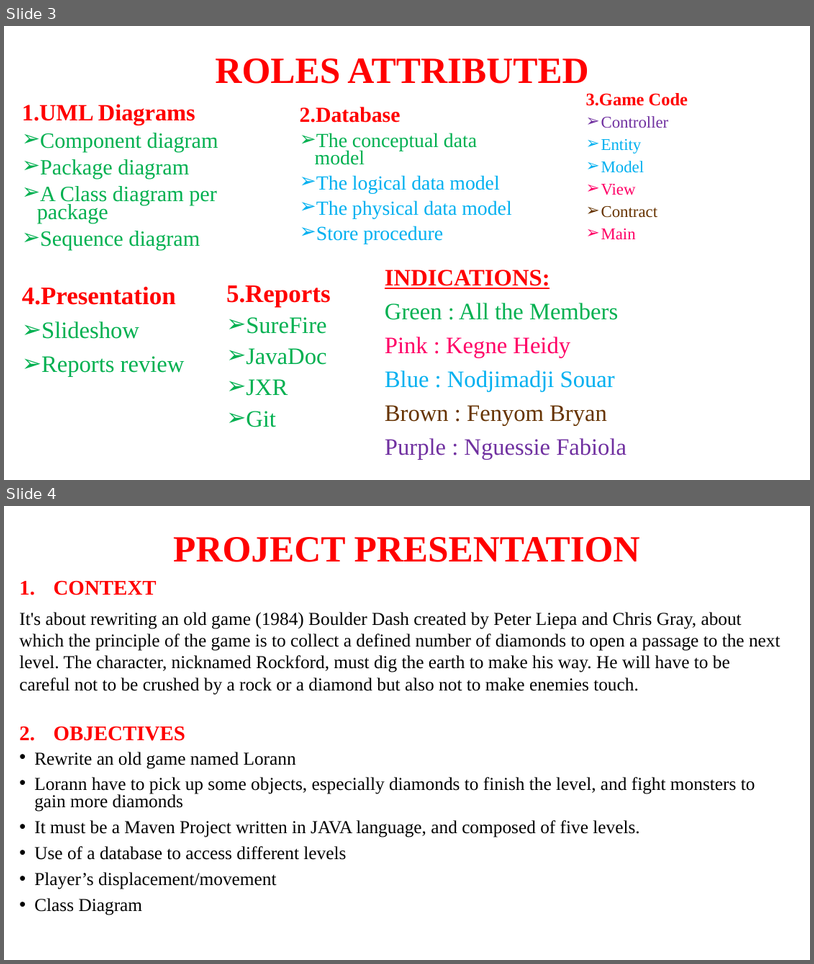
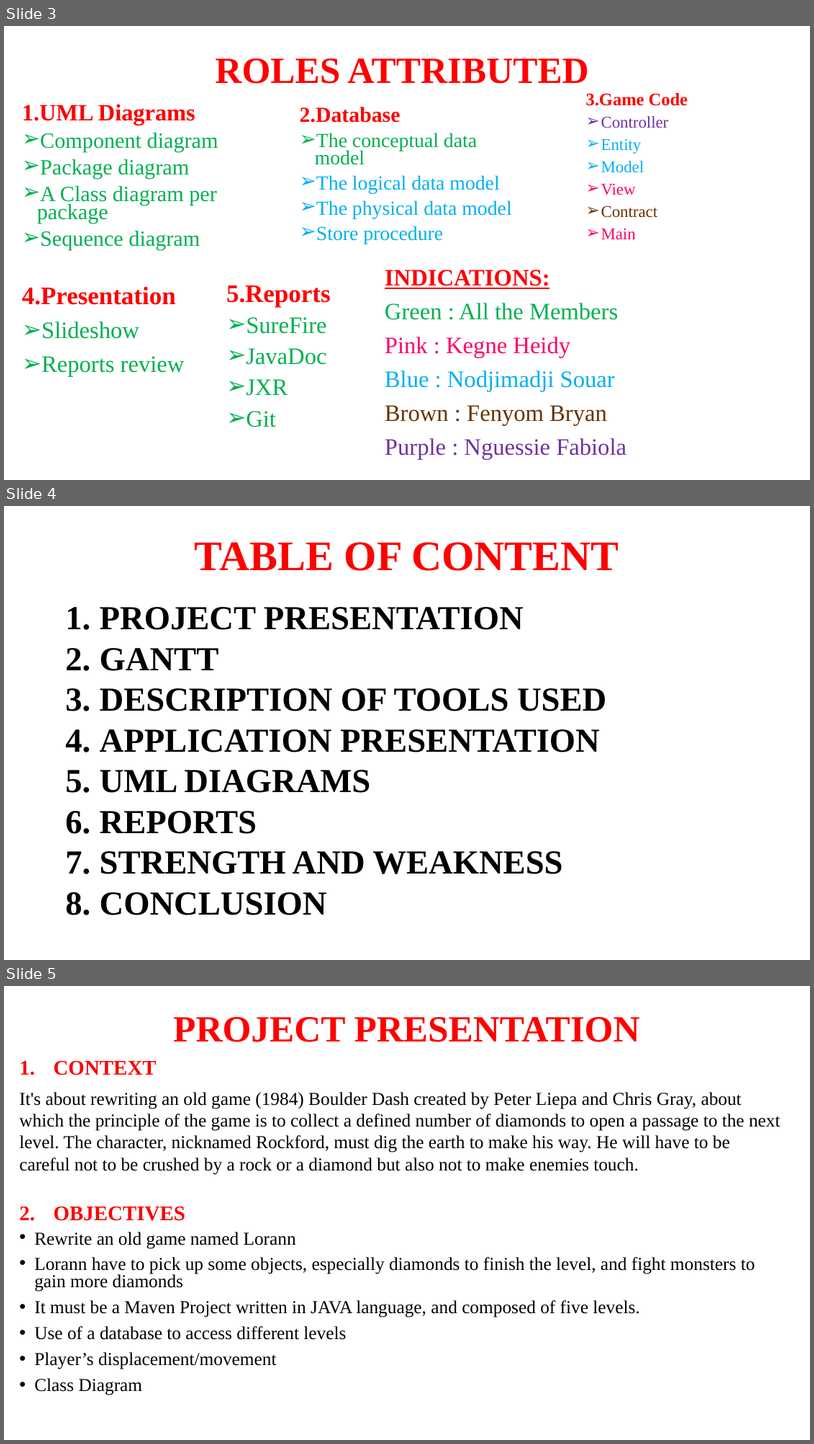
Before and after one commit to NGUESSIE-FABIOLA/BoulderDash, a slide deck: masterpom/PROJET UML.pptx. Shown one above the other, each under a label of ours: slides 3 and 4 before the commit, slides 3, 4 and 5 after it. The pictures are 814x964 and 814x1444 pixels, drawn with LibreOffice and Linux fonts; fonts in the diff are those of the drawing. Boxes give left, top, right and bottom in pixels: in the first picture for what was removed or moved away, otherwise in the second. Text is boxed around its words. In the diff, an @@ line names an element or a change of style, - is before the commit and + after.

```diff
--- a/masterpom/PROJET UML.pptx
+++ b/masterpom/PROJET UML.pptx
@@ slide 4 added at [4, 506, 810, 960], background #FFFFFF @@
@@ title added at [195, 542, 619, 571], 50 pt, text #FF0000, bold @@
+TABLE OF CONTENT
@@ text added at [100, 607, 607, 915], 40 pt, text #000000, bold @@
+1. PROJECT PRESENTATION
+2. GANTT
+3. DESCRIPTION OF TOOLS USED
+4. APPLICATION PRESENTATION
+5. UML DIAGRAMS
+6. REPORTS
+7. STRENGTH AND WEAKNESS
+8. CONCLUSION
@@ what was slide 4 is now slide 5 @@
```
Also in this commit, not shown: 10 slides changed, 5 other slides added, 10 other files.
